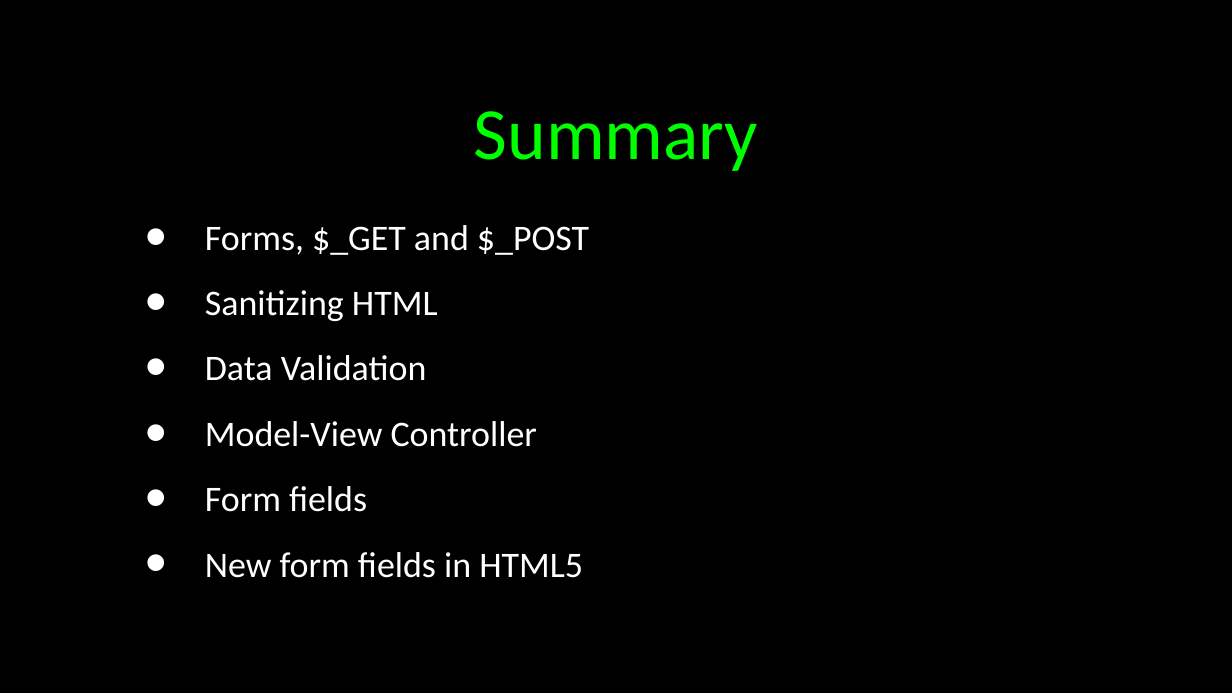
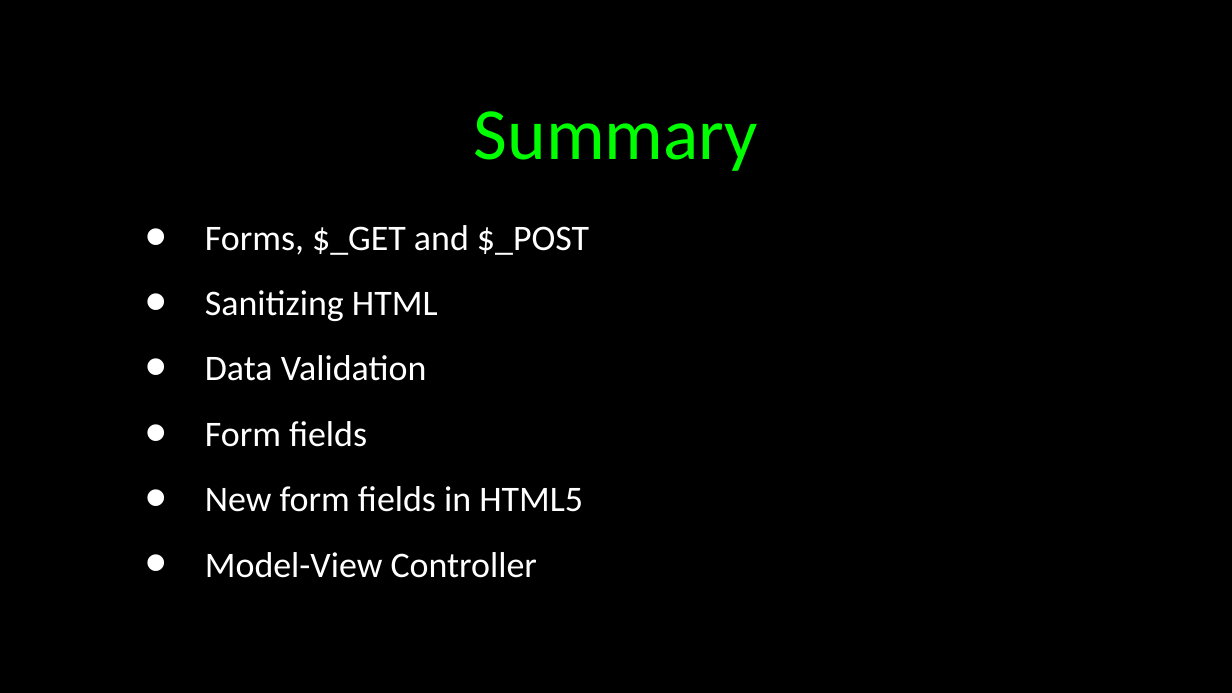
Before and after one commit to csev/wa4e, a slide deck: slide 45 of lectures/PHP-04-Forms.ppt. Drawn at 1232x693 pixels with LibreOffice and Linux fonts; fonts in the diff are those of the drawing. Boxes give left, top, right and bottom in pixels: in the first picture for what was removed or moved away, otherwise in the second. Text is boxed around its words. In the diff, an @@ line names an element or a change of style, - is before the commit and + after.

```diff
--- a/lectures/PHP-04-Forms.ppt
+++ b/lectures/PHP-04-Forms.ppt
@@ text at (205,421,537,447): paragraph removed @@
-• Model-View Controller
@@ text at (205,552,537,578): paragraph added @@
+• Model-View Controller
```
Also in this commit, not shown: 1 other slide changed, 4 other files.
